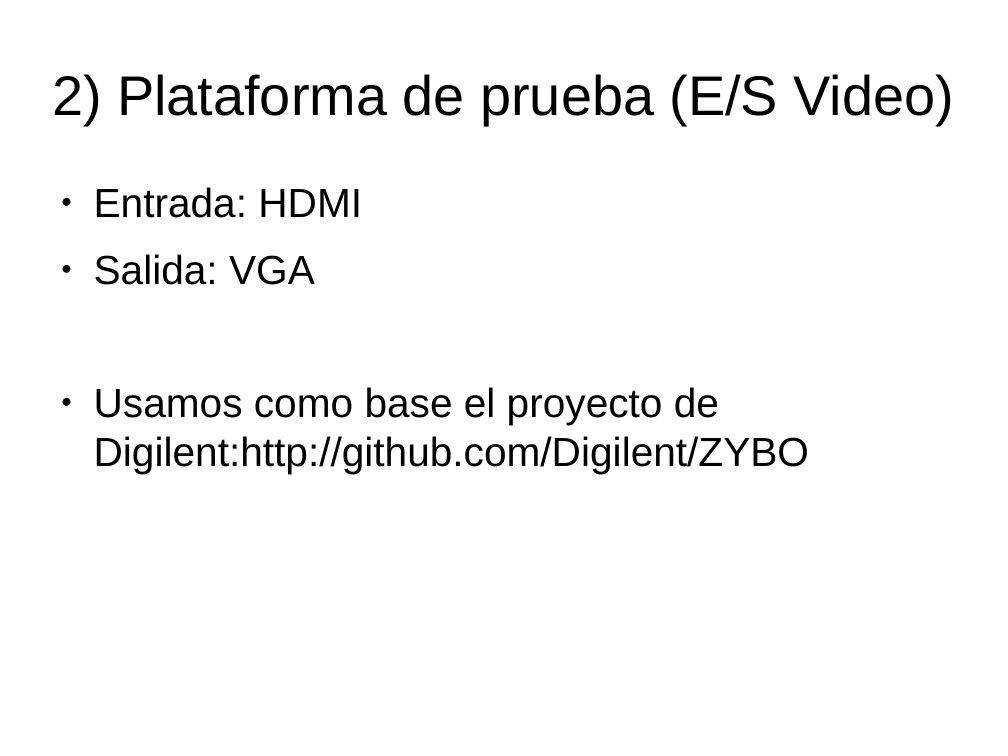
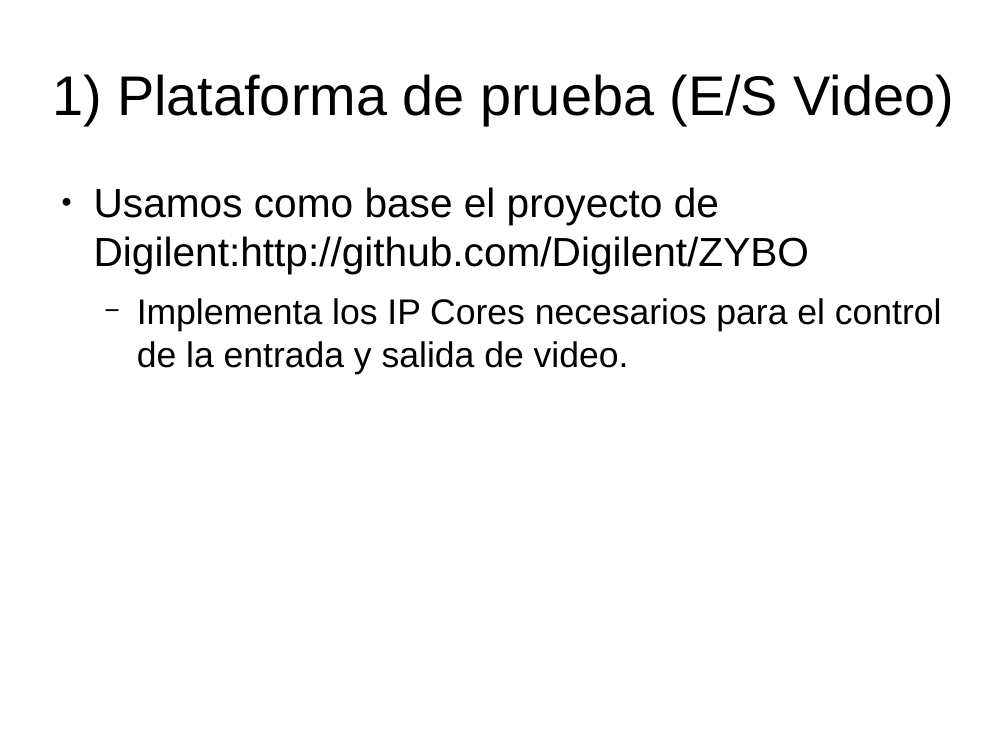
Before and after one commit to miguelgarcia/sase2017-hls-video, a slide deck: slide 11 of presentacion.odp. Drawn at 1008x756 pixels with LibreOffice and Linux fonts; fonts in the diff are those of the drawing. Boxes give left, top, right and bottom in pixels: in the first picture for what was removed or moved away, otherwise in the second. Text is boxed around its words. In the diff, an @@ line names an element or a change of style, - is before the commit and + after.

```diff
--- a/presentacion.odp
+++ b/presentacion.odp
@@ title at [52, 74, 954, 125]: text changed @@
-2) Plataforma de prueba (E/S Video)
+1) Plataforma de prueba (E/S Video)
@@ text at [94, 187, 362, 285]: paragraphs removed @@
-● Entrada: HDMI
-● Salida: VGA
@@ text at [137, 298, 942, 374]: paragraph added @@
+  − Implementa los IP Cores necesarios para el control de la entrada y salida de video.
```
Also in this commit, not shown: 7 other slides changed, 24 slides added.
